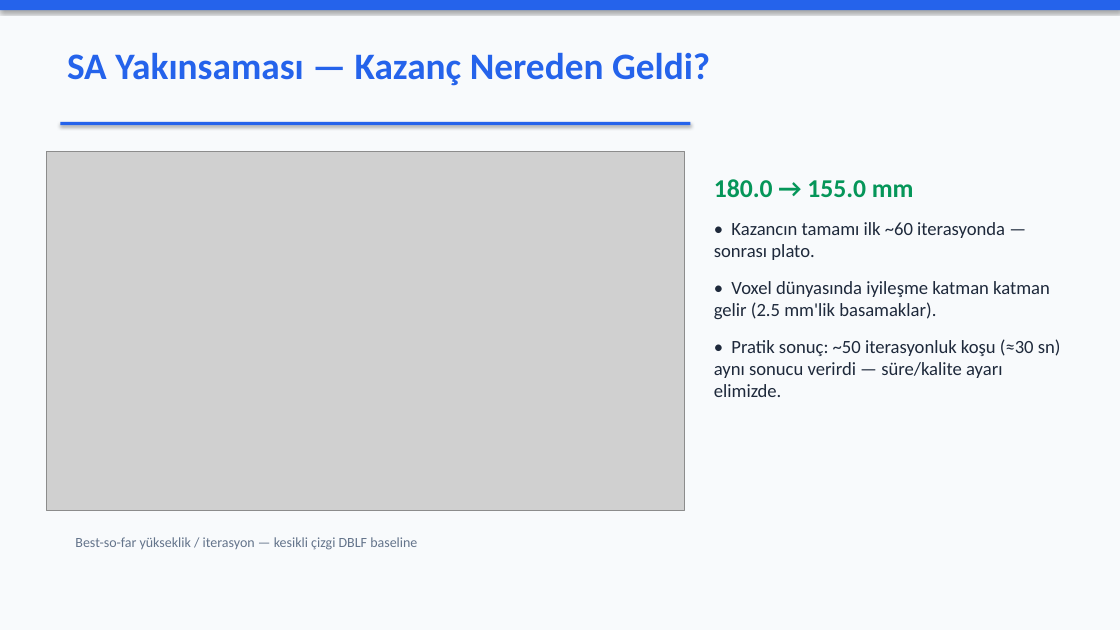
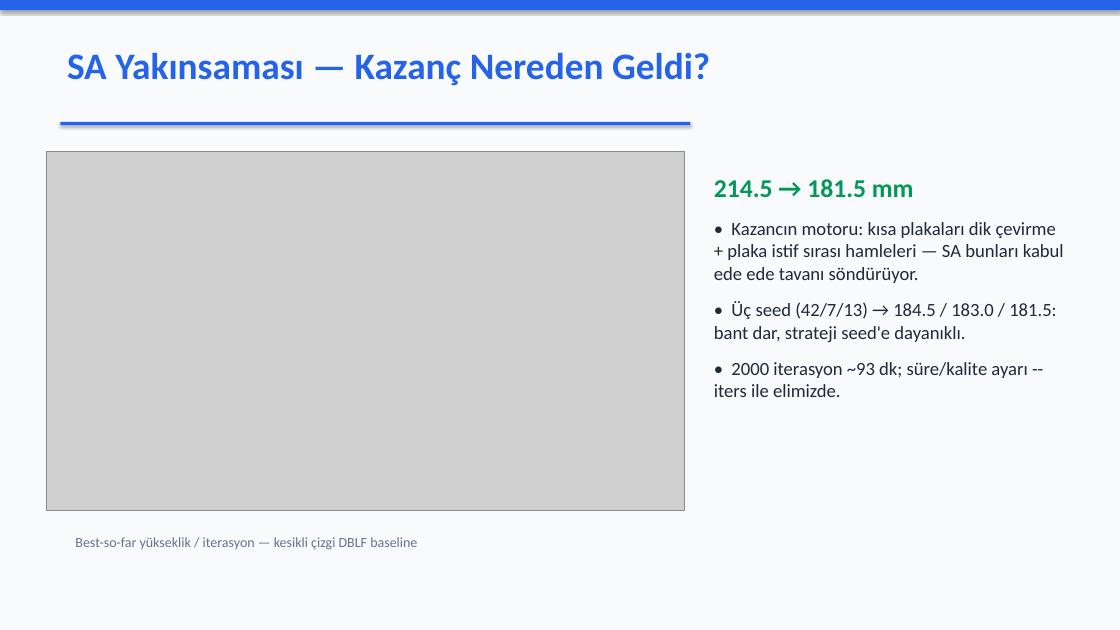
Before and after one commit to Eren845205/ie488-3d-nesting, a slide deck: slide 9 of SUNUM_NUMUNE.pptx (slide 8 before the commit). Drawn at 1120x630 pixels with LibreOffice and Linux fonts; fonts in the diff are those of the drawing; grey boxes stand for pictures. Boxes give left, top, right and bottom in pixels: in the first picture for what was removed or moved away, otherwise in the second. Text is boxed around its words. In the diff, an @@ line names an element or a change of style, - is before the commit and + after.

```diff
--- a/SUNUM_NUMUNE.pptx
+++ b/SUNUM_NUMUNE.pptx
@@ text at [714,179,1064,397]: text changed @@
-180.0 → 155.0 mm
-• Kazancın tamamı ilk ~60 iterasyonda — sonrası plato.
-• Voxel dünyasında iyileşme katman katman gelir (2.5 mm'lik basamaklar).
-• Pratik sonuç: ~50 iterasyonluk koşu (≈30 sn) aynı sonucu verirdi — süre/kalite ayarı elimizde.
+214.5 → 181.5 mm
+• Kazancın motoru: kısa plakaları dik çevirme + plaka istif sırası hamleleri — SA bunları kabul ede ede tavanı söndürüyor.
+• Üç seed (42/7/13) → 184.5 / 183.0 / 181.5: bant dar, strateji seed'e dayanıklı.
+• 2000 iterasyon ~93 dk; süre/kalite ayarı --iters ile elimizde.
```
Also in this commit, not shown: 5 other slides changed, 6 slides added, 3 slides removed, 16 other files.
